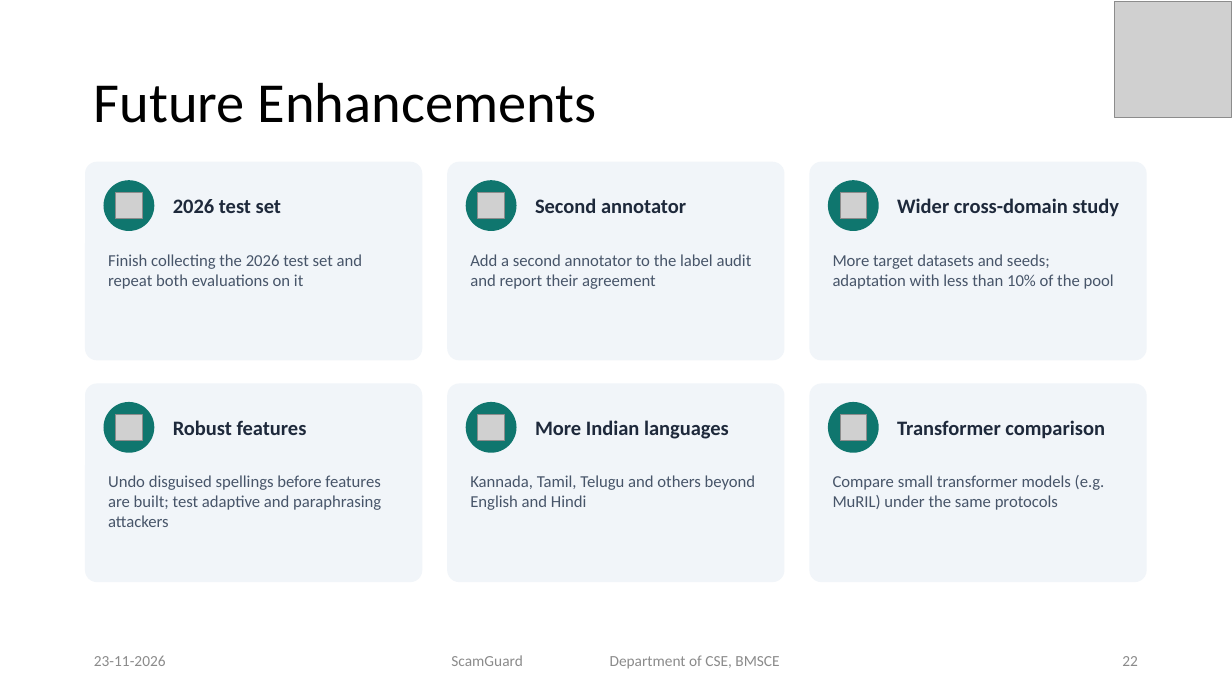
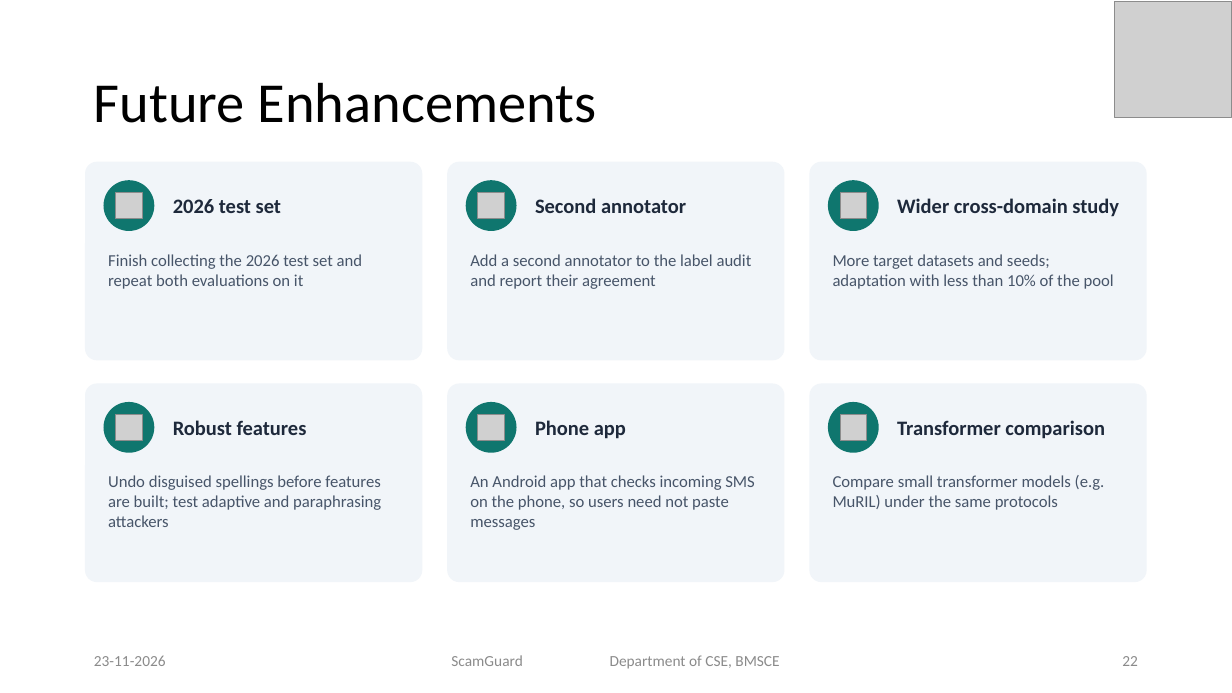
Before and after one commit to priyamthakur275/ScamGuard-AI, a slide deck: slide 22 of docs/presentation/ScamGuard_Final_Presentation.pptx. Drawn at 1232x693 pixels with LibreOffice and Linux fonts; fonts in the diff are those of the drawing; grey boxes stand for pictures. Boxes give left, top, right and bottom in pixels: in the first picture for what was removed or moved away, otherwise in the second. Text is boxed around its words. In the diff, an @@ line names an element or a change of style, - is before the commit and + after.

Commit message:
Report and PPT: official NBA PO names, PO7 plagiarism check, remove PSO table and language-support mentions

```diff
--- a/docs/presentation/ScamGuard_Final_Presentation.pptx
+++ b/docs/presentation/ScamGuard_Final_Presentation.pptx
@@ text at (535, 420, 626, 439): text changed @@
-More Indian languages
+Phone app
@@ text at (470, 475, 755, 530): text changed @@
-Kannada, Tamil, Telugu and others beyond English and Hindi
+An Android app that checks incoming SMS on the phone, so users need not paste messages
```
Also in this commit, not shown: 4 other slides changed, 9 other files.
